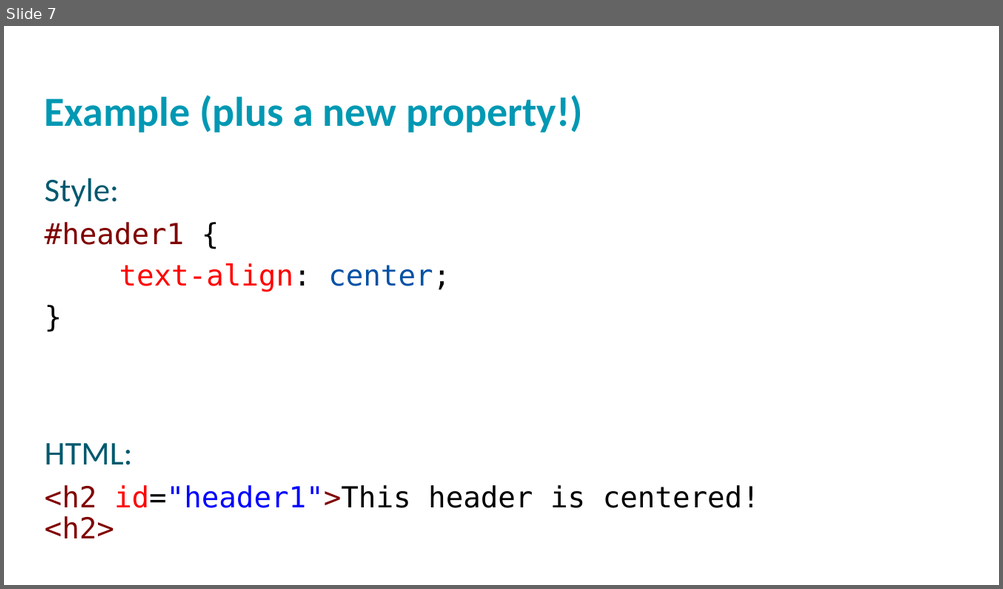
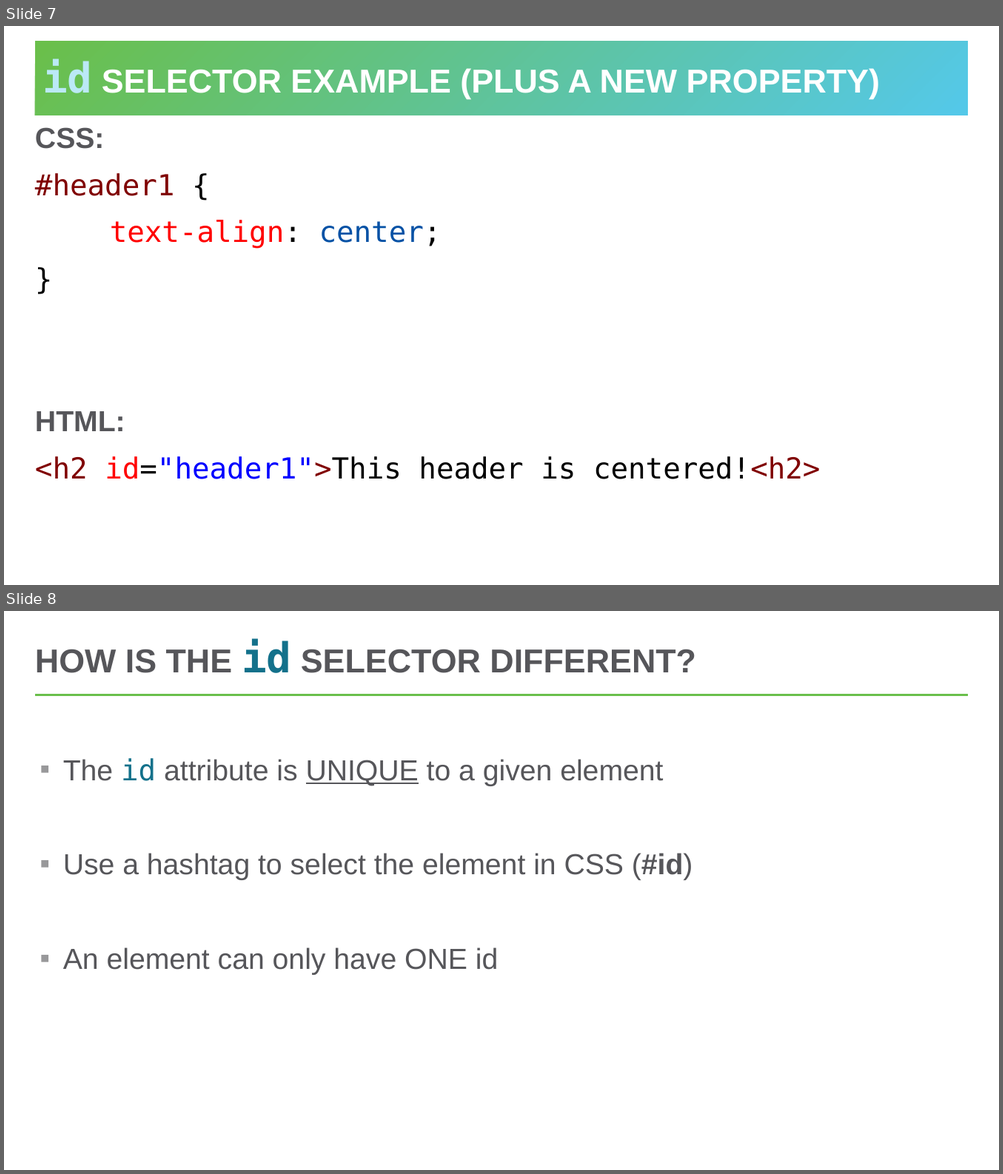
Before and after one commit to hytechclub/web-101, a slide deck: Week07/MoreSelectors.pptx. Shown one above the other, each under a label of ours: slide 7 before the commit, slides 7 and 8 after it. The pictures are 1003x589 and 1003x1174 pixels, drawn with LibreOffice and Linux fonts; fonts in the diff are those of the drawing; background and template pictures are left out. Boxes give left, top, right and bottom in pixels: in the first picture for what was removed or moved away, otherwise in the second. Text is boxed around its words. In the diff, an @@ line names an element or a change of style, - is before the commit and + after.

```diff
--- a/Week07/MoreSelectors.pptx
+++ b/Week07/MoreSelectors.pptx
@@ slide 8 added at (4,611,999,1170), background #FFFFFF @@
@@ title added at (35,639,696,673), 32 pt, text #56565A, bold @@
+HOW IS THE id SELECTOR DIFFERENT?
@@ line added from (35, 695) to (968, 695), #54C8E8 2.25 pt @@
@@ text added at (63,758,693,975), 28 pt, text #56565A @@
+▪ The id attribute is UNIQUE to a given element
+▪ Use a hashtag to select the element in CSS (#id)
+▪ An element can only have ONE id
@@ slide 7 changed as well @@
@@ title "id SELECTOR EXAMPLE (PLUS A ...": place and size @@
-title "id SELECTOR EXAMPLE (PLUS A ..." at (45,95,583,133)
+title "id SELECTOR EXAMPLE (PLUS A ..." at (35,41,968,116)
@@ title "id SELECTOR EXAMPLE (PLUS A ..." at (35,41,968,116): vertical alignment top to middle; fill none to gradient #6ABF4B to #54C8E8 @@
@@ title at (42,59,879,99): text changed; size 40 to 32 pt; font Calibri to Arial; text colour #0098B2 to #FFFFFF @@
-Example (plus a new property!)
+id SELECTOR EXAMPLE (PLUS A NEW PROPERTY)
@@ text at (35,127,105,149): text changed; size 32 to 28 pt; font Calibri to Arial; text colour #00586E to #56565A; bold on @@
-Style:
+CSS:
@@ text "CSS:": place and size @@
-text "CSS:" at (45,178,760,539)
+text "CSS:" at (35,127,819,480)
@@ text at (35,173,819,480): size 32 to 28 pt, font Calibri to Arial, text colour #00586E to #56565A, bold on in "HTML:"; line spacing 0.9 to 1; more space between paragraphs @@
```
Also in this commit, not shown: 3 other slides changed, 6 other slides added, 7 slides removed, 4 other files.
